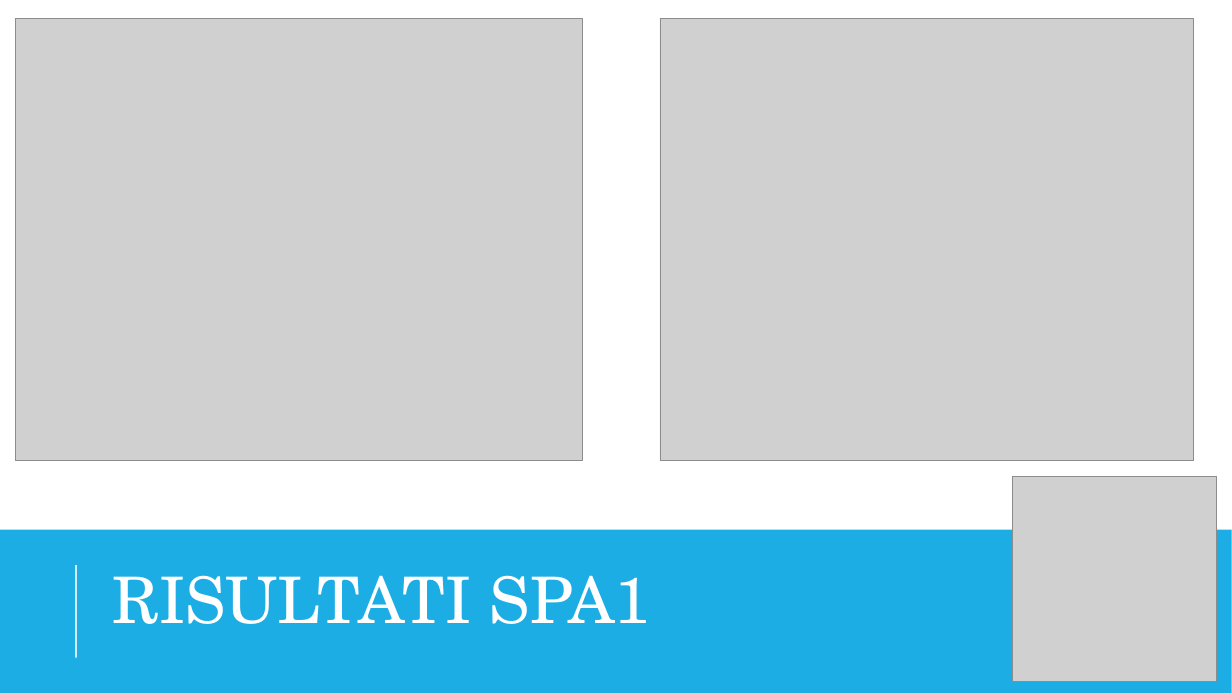
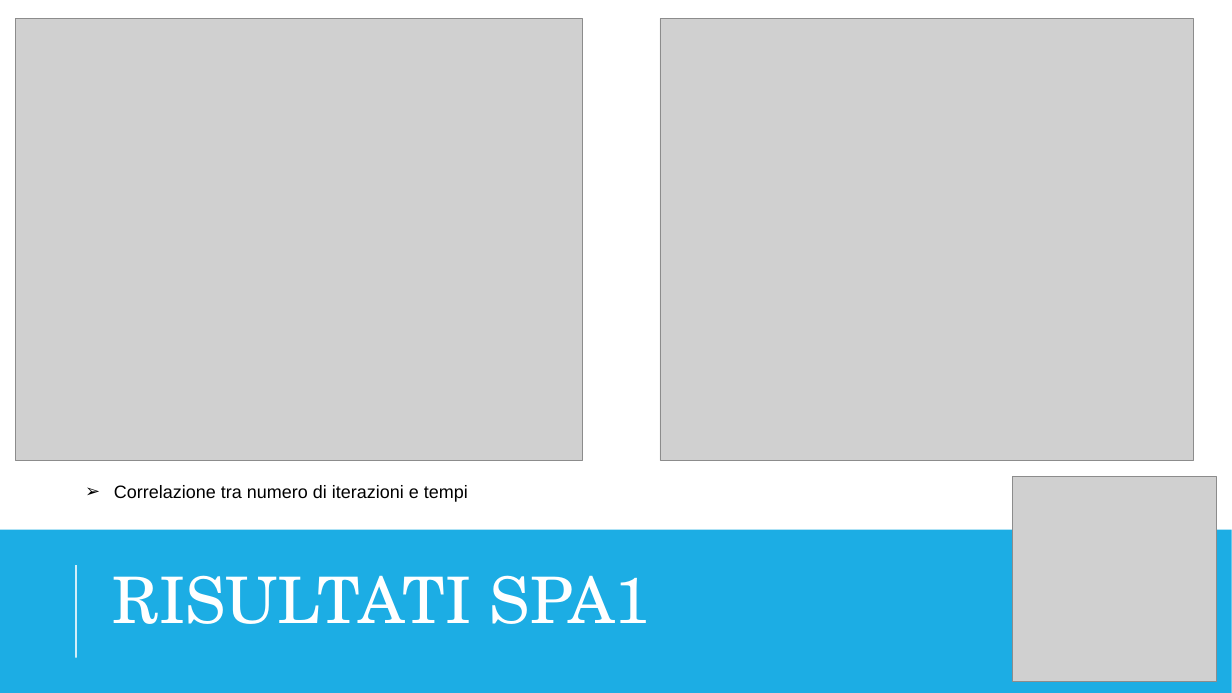
Before and after one commit to sAndreotti/LinearSystemsResolution, a slide deck: slide 10 of doc/presentation.pptx. Drawn at 1232x693 pixels with LibreOffice and Linux fonts; fonts in the diff are those of the drawing; grey boxes stand for pictures. Boxes give left, top, right and bottom in pixels: in the first picture for what was removed or moved away, otherwise in the second. Text is boxed around its words. In the diff, an @@ line names an element or a change of style, - is before the commit and + after.

```diff
--- a/doc/presentation.pptx
+++ b/doc/presentation.pptx
@@ text added at [114,485,468,502], 14 pt, text #000000 @@
+➢ Correlazione tra numero di iterazioni e tempi
```
Also in this commit, not shown: 11 other slides changed, 1 slide added, 1 slide removed.
